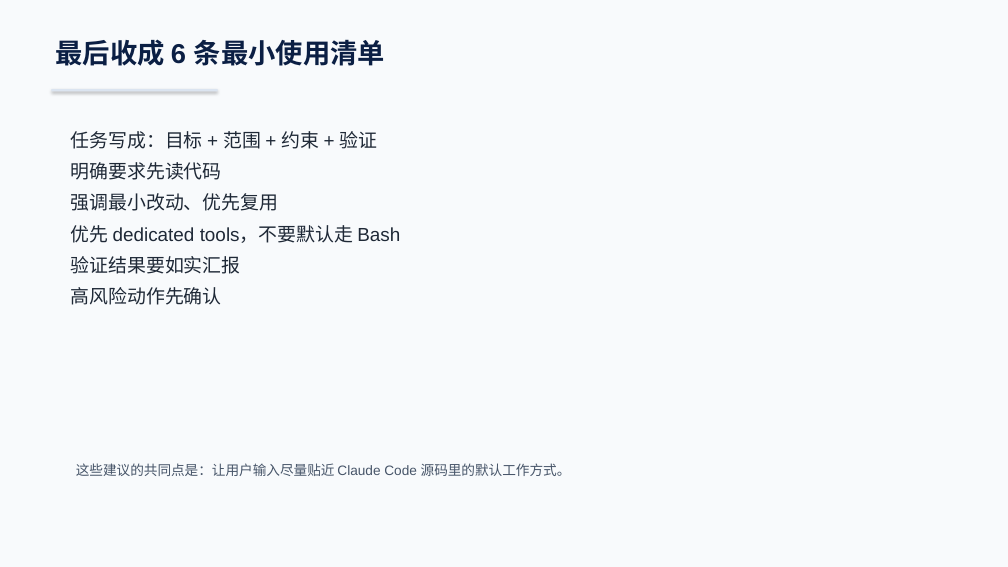
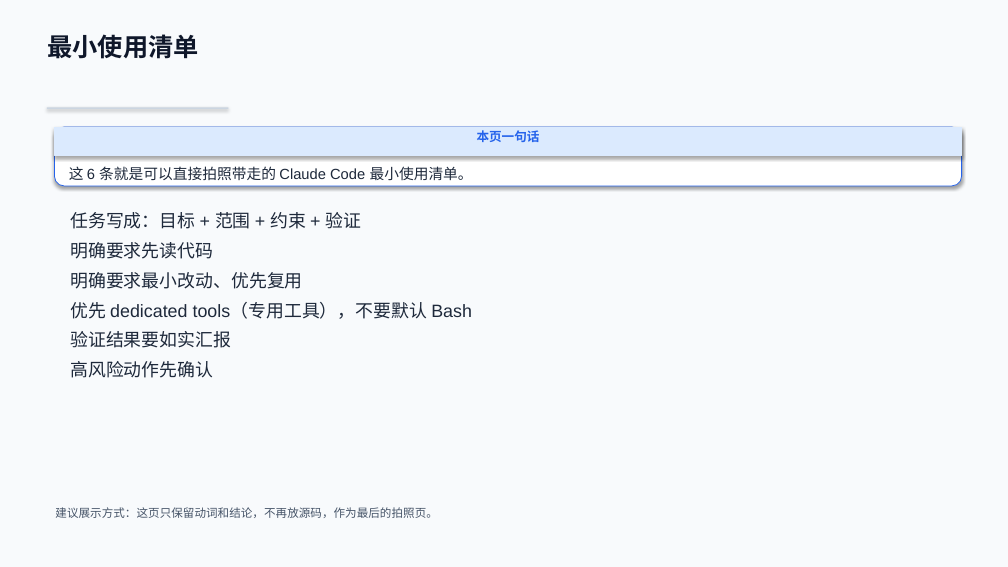
Before and after one commit to boboliu-1010/ccode, a slide deck: slide 14 of docs/zh/09-Claude Code 使用技巧与注意事项-WPS兼容版.pptx (slide 13 before the commit). Drawn at 1008x567 pixels with LibreOffice and Linux fonts; fonts in the diff are those of the drawing. Boxes give left, top, right and bottom in pixels: in the first picture for what was removed or moved away, otherwise in the second. Text is boxed around its words. In the diff, an @@ line names an element or a change of style, - is before the commit and + after.

```diff
--- a/docs/zh/09-Claude Code 使用技巧与注意事项-WPS兼容版.pptx
+++ b/docs/zh/09-Claude Code 使用技巧与注意事项-WPS兼容版.pptx
@@ text at [47, 34, 198, 59]: text changed; size 26 to 24 pt; text colour #0B1F44 to #0F172A @@
-最后收成 6 条最小使用清单
+最小使用清单
@@ rectangle: place and size @@
-rectangle at [51, 89, 218, 91]
+rectangle at [47, 107, 228, 109]
@@ rectangle at [47, 107, 228, 109]: fill #DBE4F0 to #CBD5E1 @@
@@ rounded rectangle added at [54, 127, 962, 186], fill #FFFFFF, outline #2563EB 0.75 pt @@
@@ rectangle added at [54, 127, 962, 156], fill #DBEAFE, outline #DBEAFE 0.75 pt, 12 pt, text #2563EB, bold @@
+本页一句话
@@ text added at [69, 166, 473, 180], 14 pt, text #1E293B @@
+这 6 条就是可以直接拍照带走的 Claude Code 最小使用清单。
@@ text "任务写成：目标 + 范围 + 约束 ...": place and size @@
-text "任务写成：目标 + 范围 + 约束 ..." at [71, 131, 400, 305]
+text "任务写成：目标 + 范围 + 约束 ..." at [70, 212, 472, 378]
@@ text at [70, 212, 361, 378]: size 18 to 17 pt, text colour #1F2937 to #1E293B in "任务写成：目标 + 范围 + 约束 + 验证", "明确要求先读代码", "验证结果要如实汇报", "高风险动作先确认" @@
@@ text at [70, 272, 472, 319]: text changed; size 18 to 17 pt; text colour #1F2937 to #1E293B @@
-强调最小改动、优先复用
-优先 dedicated tools，不要默认走 Bash
+明确要求最小改动、优先复用
+优先 dedicated tools（专用工具），不要默认 Bash
@@ text removed at [76, 463, 571, 476] @@
-这些建议的共同点是：让用户输入尽量贴近 Claude Code 源码里的默认工作方式。
@@ text added at [55, 507, 437, 518], 11 pt, text #475569 @@
+建议展示方式：这页只保留动词和结论，不再放源码，作为最后的拍照页。
```
Also in this commit, not shown: 6 other slides changed, 7 slides added, 6 slides removed, 1 other file.
